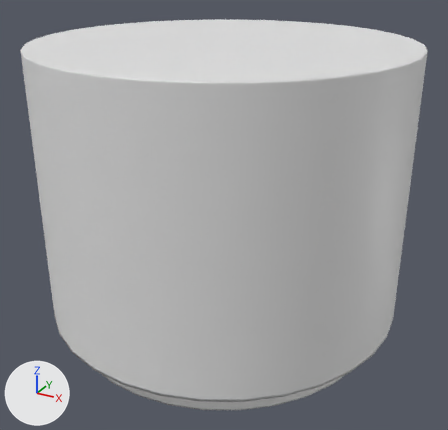
Two versions of the Blender file _Assets/Models/SmallModernPlatform.blend, one commit apart.
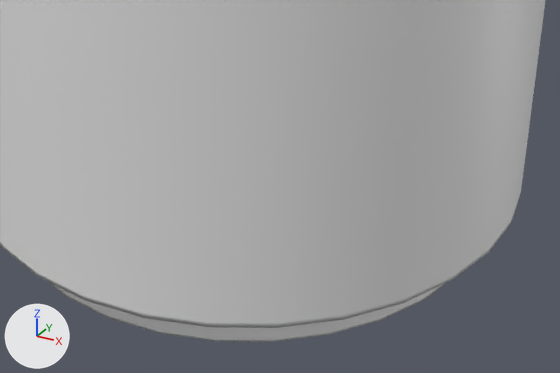
Each version is shown whole from a 50 mm lens placed at (1.076, -1.957, 1.418), pointed at (0.02, -0.036, 0.457), then close up on the part from 16% to 93% of the width and 46% to 100% of the height. Lighting does not change. The marker at lower left points along +X, +Y and +Z.

The scene before the commit, as lines of its bpy script (objects in view):
```python
me_cylinder = bpy.data.meshes.new('Cylinder')
me_cylinder.from_pydata(...)  # 320 vertices, 290 faces; spans x -3.7..3.7, y -3.7..3.7, z -1.0..22.0
ob_cylinder = bpy.data.objects.new('Cylinder', me_cylinder)
ob_cylinder.location = (0.0, 0.0, 0.049)
ob_cylinder.scale = (0.182, 0.182, 0.0479)
```
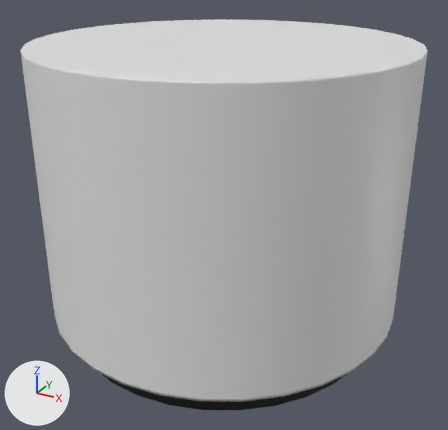
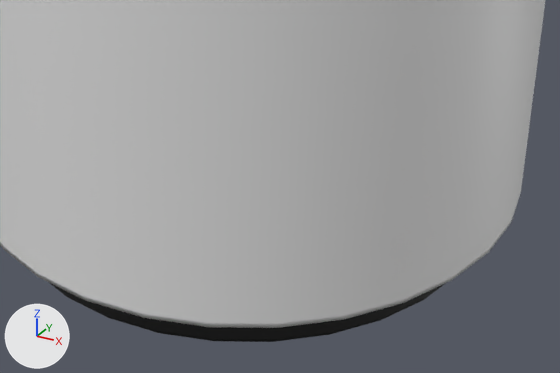
What differs and where, as boxes (x1, y1, x2, y2) in the close-ups (560 x 373 px):
part 1 of me_cylinder, recoloured (white to black): (50, 283, 446, 342) in both

What the commit changed:
Material 'Base' (mat_base) is new.
Its base color is (0.8, 0.8, 0.8) (white #e7e7e7).
Material 'Black' (mat_black) is new.
Its base color is (0.00258, 0.00258, 0.00258) (black #090909).
me_cylinder has 320 vertices, 290 faces and spans x -3.7..3.7, y -3.7..3.7, z -1.0..22.0.
me_cylinder is used by ob_cylinder; location (0.0, 0.0, 0.049); scale (0.182, 0.182, 0.0479).
me_cylinder part 1: all 65 faces centred in x -3.3..3.3, y -3.3..3.3, z -1.0..0.0 switch from no material to mat_black (black #080808).
me_cylinder now uses material mat_base (white #e7e7e7).
